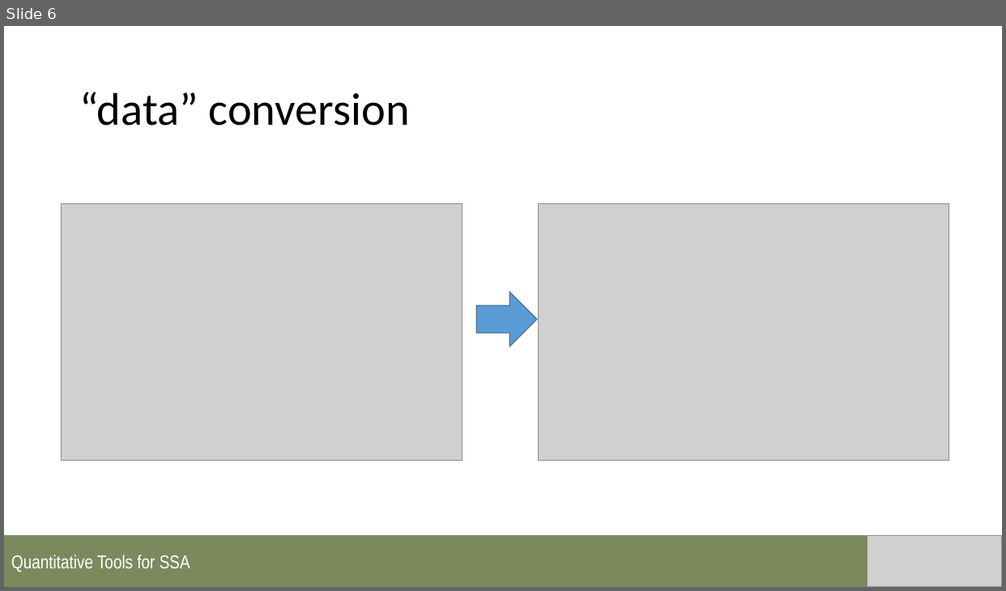
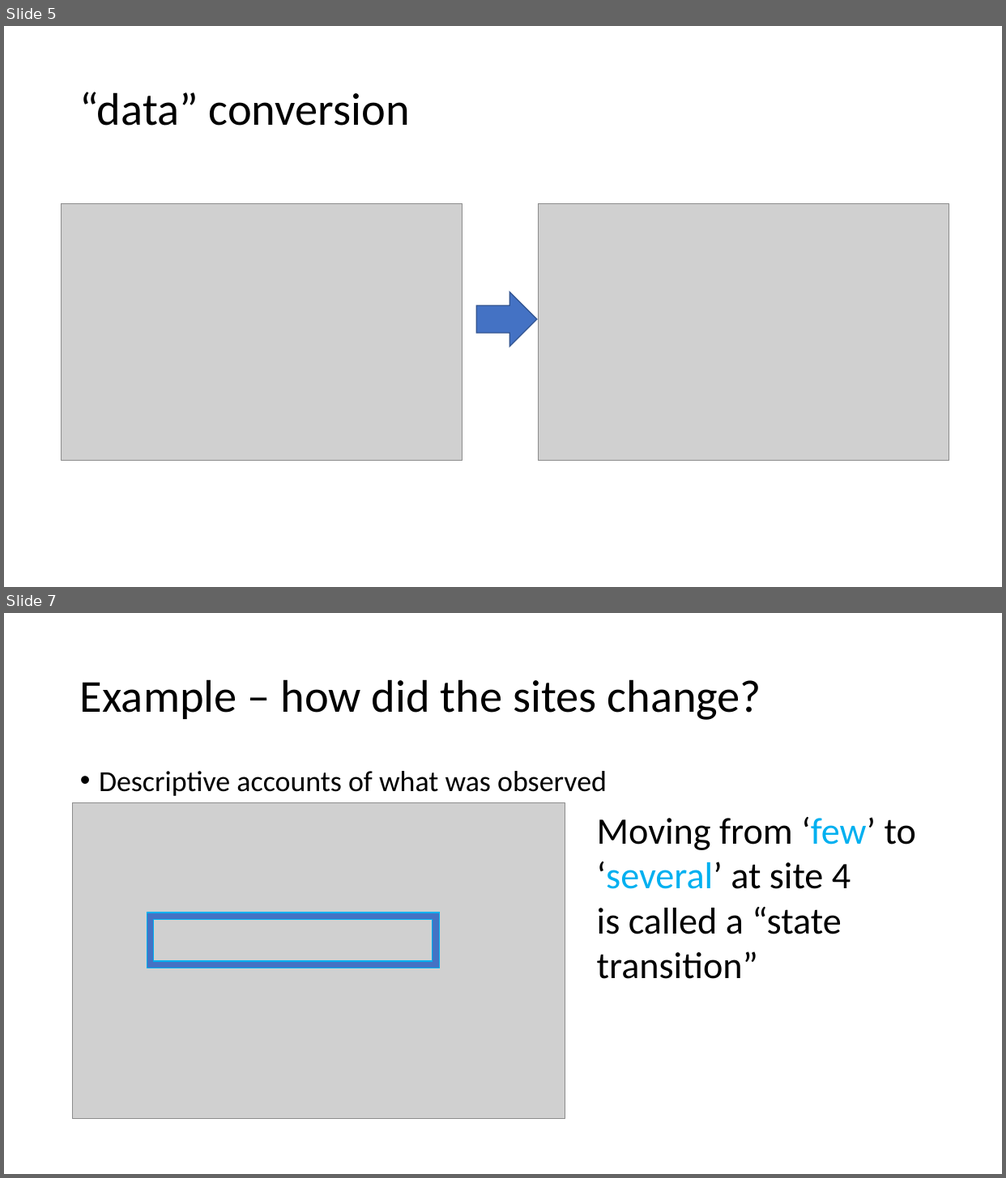
Before and after one commit to annamtucker/ssa-200, a slide deck: static/lectures/SSA_Lecture2_QualitativeData.pptx. Shown one above the other, each under a label of ours: slide 6 before the commit, slides 5 and 7 after it; the slides between them are not shown. The pictures are 1006x591 and 1006x1178 pixels, drawn with LibreOffice and Linux fonts; fonts in the diff are those of the drawing; grey boxes stand for pictures; background and template pictures are left out. Boxes give left, top, right and bottom in pixels: in the first picture for what was removed or moved away, otherwise in the second. Text is boxed around its words. In the diff, an @@ line names an element or a change of style, - is before the commit and + after.

```diff
--- a/static/lectures/SSA_Lecture2_QualitativeData.pptx
+++ b/static/lectures/SSA_Lecture2_QualitativeData.pptx
@@ slide 7 added at (4,613,1002,1174), background #FFFFFF @@
@@ title added at (80,679,761,720), 44 pt, text #000000 @@
+Example – how did the sites change?
@@ text added at (99,771,607,796), 28 pt, text #000000 @@
+• Descriptive accounts of what was observed
@@ picture added at (73,803,565,1119) @@
@@ text added at (597,817,916,979), 36 pt, text #000000 @@
+Moving from ‘few’ to ‘several’ at site 4
+is called a “state transition”
@@ frame added at (147,914,440,969), fill #4472C4, outline #00B0F0 1 pt @@
@@ what was slide 6 is now slide 5 @@
@@ slide 5 changed as well @@
@@ right arrow at (476,292,537,347): fill #5B9BD5 to #4472C4; outline #43739E 1 pt to #325491 1 pt @@
@@ rectangle removed at (4,535,1002,587) @@
-Quantitative Tools for SSA
@@ picture removed at (868,535,1002,587) @@
```
Also in this commit, not shown: 12 other slides changed, 2 other slides added, 2 other files.
